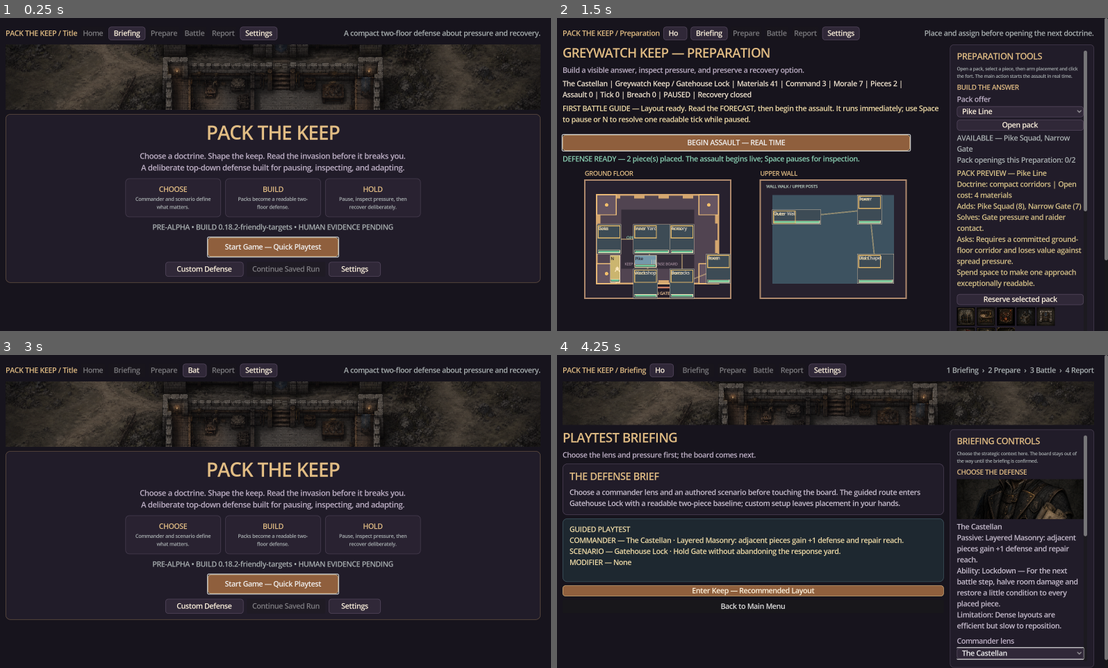
Above: before the commit, frames 1-4 (two rows, left to right).
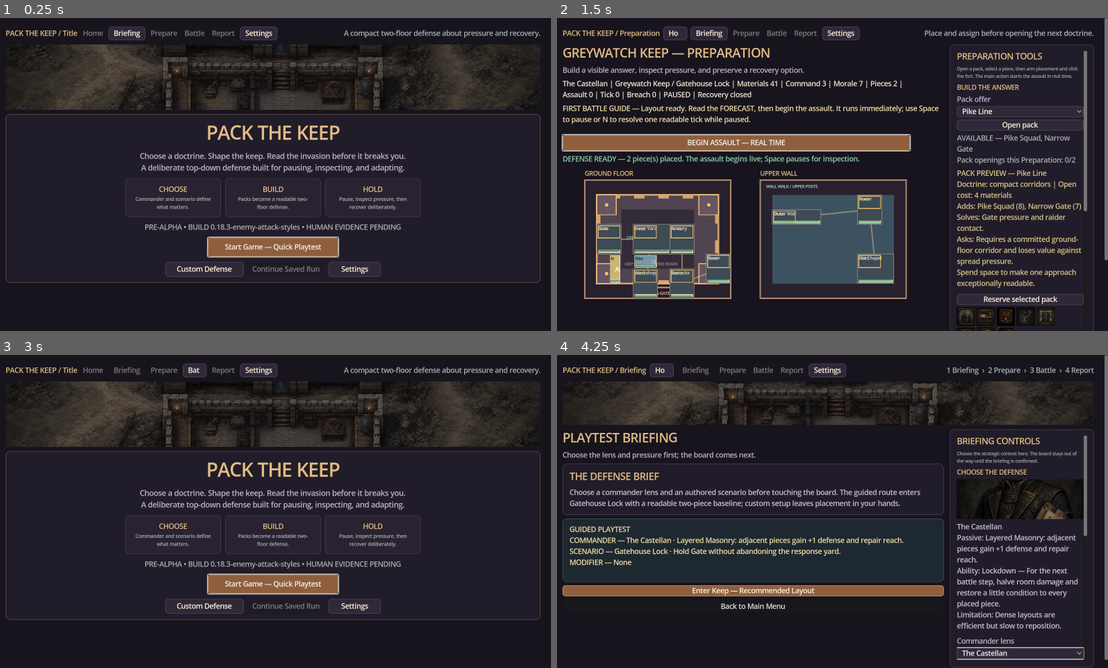
Above: after the commit, the same moments.

Repository: raphaelroshan/pack-the-keep
Game: Godot game, scene res://scenes/Main.tscn
Same seed, same stepped clock (60 frames per second), same inputs: the game is played once before the commit and once after it.
Inputs:
- Up to frame 1 (0.25 s): no input
- Up to frame 2 (1.5 s): click "Start Game — Quick Playtest" at 0.5 s; click "Enter Keep — Recommended Layo…" at 1.25 s
- Up to frame 3 (3 s): click "BEGIN ASSAULT — REAL TIME" at 2 s; click "Home" at 2.75 s
- Up to frame 4 (4.25 s): click "Start Game — Quick Playtest" at 3.5 s

The runs differ from the first frame. In frame 1, 0.6% of the frame differs, in the area x 26-73%, y 65-69%; in frame 2, nothing differs; in frame 3, 0.6%; in frame 4, nothing differs.

Commit message:
feat(combat): differentiate enemy attack styles

Diff:
--- a/content/content_manifest.json
+++ b/content/content_manifest.json
@@ -1,7 +1,7 @@
 {
   "schema_version": 1,
   "game_id": "pack-the-keep",
-  "content_version": "0.18.2",
+  "content_version": "0.18.3",
   "p4_vertical_slice": {
     "status": "implemented",
     "scorecard": "each_resolved_wave_records_doctrine_outcome_damage_defeated_enemies_and_recovery_actions",
@@ -368,7 +368,15 @@
     "presentation": ["friendly_enemy_inspector_target", "friendly_focused_response_target", "friendly_map_and_timeline_tooltip_target"],
     "determinism": "target_readout_queries_do_not_select_or_change_targets_and_do_not_mutate_serialized_state",
     "evidence": ["design/p26_friendly_target_readouts.md", "docs/p26_friendly_target_visual_verification.md", "tests/test_keep_state.gd", "tests/test_p2_ui.gd"],
-    "next_slice": "p26_human_target_comprehension_sessions"
+    "next_slice": "p27_enemy_attack_styles"
+  },
+  "p27_enemy_attack_styles": {
+    "status": "implemented",
+    "enemy_styles": ["melee", "ranged", "demolition"],
+    "presentation": ["melee_lunge_and_slash", "hostile_projectile_travel", "heavy_demolition_strike", "target_specific_damage_language", "reduced_motion_static_marks"],
+    "determinism": "style_is_catalog_presentation_data_and_resolved_impacts_are_projected_from_authoritative_state_deltas",
+    "evidence": ["design/p27_enemy_attack_styles.md", "docs/p27_enemy_attack_styles_visual_verification.md", "tests/test_keep_state.gd", "tests/test_p2_ui.gd", "tests/test_runtime_content_validator.py"],
+    "next_slice": "p27_human_combat_readability_sessions"
   },
   "campaign": {
     "title": "The Bell at Dusk",
--- a/content/gameplay_framework.json
+++ b/content/gameplay_framework.json
@@ -1,7 +1,7 @@
 {
   "schema_version": 1,
   "game_id": "pack-the-keep",
-  "framework_version": "0.18.2-friendly-targets",
+  "framework_version": "0.18.3-enemy-attack-styles",
   "design_promise": "Choose a commander, open a coherent pack, arrange a readable keep, and adapt when a forecasted invasion tests the doctrine you chose.",
   "p0_alpha_foundation": {
     "status": "implemented",
@@ -400,6 +400,13 @@
     "surfaces": ["enemy_inspector", "focused_response_card", "map_tooltip", "timeline_tooltip"],
     "authority_boundary": "target_readouts_resolve_existing_ids_without_selecting_retargeting_or_mutating_state",
     "non_goals": ["piece_nicknames", "target_selection_changes", "new_panels", "new_save_fields"]
+  },
+  "p27_enemy_attack_styles": {
+    "status": "implemented",
+    "styles": {"melee": ["raider", "climber", "shield_guard", "shieldbreaker"], "ranged": ["ash_slinger"], "demolition": ["sapper", "siege_beast"]},
+    "presentation": ["hostile_melee_lunge_and_slash", "hostile_ranged_projectile_and_tail", "demolition_heavy_strike_and_double_ring", "piece_hp_damage_labels", "room_structure_damage_labels", "static_reduced_motion_marks"],
+    "authority_boundary": "attack_style_selects_only_the_transient_trace_drawn_from_authoritative_before_after_damage",
+    "non_goals": ["projectile_physics", "sub_tick_damage", "knockback", "status_effects", "new_save_fields"]
   },
   "v090_multi_wave": {
     "status": "implemented",
--- a/content/p12_alpha_checklist.json
+++ b/content/p12_alpha_checklist.json
@@ -1,6 +1,6 @@
 {
   "schema_version": 1,
-  "build_version": "0.18.2-friendly-targets",
+  "build_version": "0.18.3-enemy-attack-styles",
   "status": "candidate",
   "checks": [
     {"id": "windows_launch", "status": "implemented", "evidence": ["tests/test_release_identity.py", "tools/run_packaged_smoke.py", ".github/workflows/ci.yml"]},
--- a/content/p16_playtest_protocol.json
+++ b/content/p16_playtest_protocol.json
@@ -1,6 +1,6 @@
 {
   "schema_version": 1,
-  "build_version": "0.18.2-friendly-targets",
+  "build_version": "0.18.3-enemy-attack-styles",
   "status": "ready_for_human_sessions",
   "release_ready": false,
   "minimum_completed_sessions": 4,
--- a/data/enemies/ash_slinger.json
+++ b/data/enemies/ash_slinger.json
@@ -2,7 +2,7 @@
   "id": "ash_slinger", "content_version": 1, "status": "active", "name": "Ash Slinger",
   "short_role": "Obscure warning lines and turn uncertainty into early contact.",
   "question": "Can the keep preserve a redundant signal when sightlines fail?",
-  "health": 12, "damage": 2, "arrival_step": 3, "attack_interval": 1, "target_mode": "unit_hunter",
+  "health": 12, "damage": 2, "arrival_step": 3, "attack_interval": 1, "attack_style": "ranged", "target_mode": "unit_hunter",
   "target_piece_categories": ["recon", "morale"], "target_piece_preference": "lowest_condition",
   "route": "gate_road", "target_rooms": ["gate", "barracks", "north_tower"], "doctrine": "smoke_and_signal",
   "counter": "bellkeepers", "telegraph": "A gray smoke-ring marker announces obscured target detail and accelerated contact.",
--- a/data/enemies/climber.json
+++ b/data/enemies/climber.json
@@ -9,6 +9,7 @@
   "damage": 2,
   "arrival_step": 2,
   "attack_interval": 1,
+  "attack_style": "melee",
   "target_mode": "unit_hunter",
   "target_piece_floors": ["upper"],
   "target_piece_preference": "lowest_condition",
--- a/data/enemies/raider.json
+++ b/data/enemies/raider.json
@@ -9,6 +9,7 @@
   "damage": 2,
   "arrival_step": 2,
   "attack_interval": 1,
+  "attack_style": "melee",
   "target_mode": "unit_hunter",
   "target_piece_categories": ["frontline"],
   "target_piece_preference": "lowest_condition",
--- a/data/enemies/sapper.json
+++ b/data/enemies/sapper.json
@@ -9,6 +9,7 @@
   "damage": 3,
   "arrival_step": 3,
   "attack_interval": 2,
+  "attack_style": "demolition",
   "target_mode": "room_destroyer",
   "route": "service_lane",
   "target_rooms": ["workshop", "supply_room", "armory"],
--- a/data/enemies/shield_guard.json
+++ b/data/enemies/shield_guard.json
@@ -2,7 +2,7 @@
   "id": "shield_guard", "content_version": 1, "status": "active", "name": "Shield Guard",
   "short_role": "Advance behind formation armor that blunts unfocused attacks.",
   "question": "Can the keep bring armor-piercing fire to the protected front rank?",
-  "health": 12, "damage": 2, "armor": 2, "armor_counter_tag": "armor_piercing", "arrival_step": 3, "attack_interval": 1, "target_mode": "unit_hunter",
+  "health": 12, "damage": 2, "armor": 2, "armor_counter_tag": "armor_piercing", "arrival_step": 3, "attack_interval": 1, "attack_style": "melee", "target_mode": "unit_hunter",
   "target_piece_categories": ["frontline"], "target_piece_preference": "lowest_condition",
   "route": "gate_road", "target_rooms": ["barracks", "gate", "inner_yard"], "doctrine": "shielded_advance",
   "counter": "crossbow_patrol", "telegraph": "A broad red shield marker announces flat armor before contact.",
--- a/data/enemies/shieldbreaker.json
+++ b/data/enemies/shieldbreaker.json
@@ -2,7 +2,7 @@
   "id": "shieldbreaker", "content_version": 1, "status": "active", "name": "Shieldbreaker",
   "short_role": "Attack the strongest fortified piece and ignore static protection.",
   "question": "Did the keep preserve a second line instead of trusting one protected anchor?",
-  "health": 14, "damage": 3, "arrival_step": 2, "attack_interval": 2, "target_mode": "unit_hunter",
+  "health": 14, "damage": 3, "arrival_step": 2, "attack_interval": 2, "attack_style": "melee", "target_mode": "unit_hunter",
   "route": "gate_road", "target_rooms": ["gate", "barracks", "inner_yard"], "doctrine": "break_the_line",
   "counter": "shield_wardens", "telegraph": "A heavy hammer marker names protection piercing before contact.",
   "counter_families": ["frontline", "precision", "mobile_response", "commander_intervention"],
--- a/data/enemies/siege_beast.json
+++ b/data/enemies/siege_beast.json
@@ -9,6 +9,7 @@
   "damage": 3,
   "arrival_step": 3,
   "attack_interval": 2,
+  "attack_style": "demolition",
   "target_mode": "room_destroyer",
   "route": "outer_approach",
   "target_rooms": ["inner_yard", "outer_wall", "old_chapel", "workshop"],
--- a/project.godot
+++ b/project.godot
@@ -6,7 +6,7 @@
 
 [application]
 config/name="Pack the Keep"
-config/version="0.18.2-friendly-targets"
+config/version="0.18.3-enemy-attack-styles"
 run/main_scene="res://scenes/Main.tscn"
 config/features=PackedStringArray("4.3", "GL Compatibility")
 boot_splash/bg_color=Color(0.045, 0.04, 0.055, 1)
--- a/src/core/content_catalog.gd
+++ b/src/core/content_catalog.gd
@@ -169,6 +169,7 @@
 	"damage",
 	"arrival_step",
 	"attack_interval",
+	"attack_style",
 	"target_mode",
 	"route",
 	"target_rooms",
@@ -528,6 +529,8 @@
 	_validate_integer_minimum(enemy, "damage", enemy_id, "enemy", 0, validation_errors)
 	_validate_integer_minimum(enemy, "arrival_step", enemy_id, "enemy", 1, validation_errors)
 	_validate_integer_minimum(enemy, "attack_interval", enemy_id, "enemy", 1, validation_errors)
+	if not ["melee", "ranged", "demolition"].has(String(enemy.get("attack_style", ""))):
+		validation_errors.append("enemy %s attack_style must be melee, ranged, or demolition" % enemy_id)
 	if not ["unit_hunter", "room_destroyer"].has(String(enemy.get("target_mode", ""))):
 		validation_errors.append("enemy %s target_mode must be unit_hunter or room_destroyer" % enemy_id)
 	if enemy.has("armor"):
--- a/src/core/keep_state.gd
+++ b/src/core/keep_state.gd
@@ -917,7 +917,7 @@
 	if not _enemy_definitions.has(enemy_id):
 		return {"ok": false, "reason": "enemy definition is unavailable"}
 	var definition: Dictionary = _enemy_definitions[enemy_id]
-	return {"ok": true, "kind": "enemy", "id": enemy_id, "index …(191 unchanged characters)… get("target_mode", "room_destroyer")), "health": int(enemy.get("hp", 0)), "max_h …(779 unchanged characters)…
+	return {"ok": true, "kind": "enemy", "id": enemy_id, "index …(191 unchanged characters)… get("target_mode", "room_destroyer")), "attack_style": String(definition.get("attack_style", "melee")), "health": int(enemy.get("hp", 0)), "max_h …(779 unchanged characters)…
 
 func enemy_attack_timing(index: int) -> Dictionary:
 	if index < 0 or index >= enemies.size():
--- a/src/ui/main.gd
+++ b/src/ui/main.gd
@@ -341,12 +341,29 @@
 		snapshot["room:%s" % String(room_id)] = keep.room_condition(String(room_id))
 	for instance_id in keep.pieces.keys():
 		snapshot["piece:%s" % String(instance_id)] = int(keep.pieces[instance_id].get("health", 0))
+	var enemy_sources: Dictionary = {}
+	for enemy_index in range(keep.enemies.size()):
+		var enemy: Dictionary = keep.enemies[enemy_index]
+		var enemy_id: String = String(enemy.get("enemy_id", ""))
+		var definition: Dictionary = keep.enemy_definition(enemy_id)
+		enemy_sources[str(enemy_index)] = {
+			"enemy_index": enemy_index,
+			"enemy_id": enemy_id,
+			"attack_style": String(definition.get("attack_style", "melee")),
+			"attacks_before": int(enemy.get("attacks_received", 0)),
+			"target_before": String(enemy.get("target", "")),
+			"area_targets": definition.get("target_rooms", []).duplicate() if enemy_id == "siege_beast" else []
+		}
+	snapshot["__enemy_sources"] = enemy_sources
 	return snapshot
 
 func _resolved_target_impacts(before: Dictionary) -> Array[Dictionary]:
 	var impacts: Array[Dictionary] = []
+	var enemy_sources: Dictionary = before.get("__enemy_sources", {}) if before.get("__enemy_sources", {}) is Dictionary else {}
 	for target_key_value in before.keys():
 		var target_key: String = String(target_key_value)
+		if target_key.begins_with("__"):
+			continue
 		var parts: PackedStringArray = target_key.split(":", true, 1)
 		if parts.size() != 2:
 			continue
@@ -361,11 +378,34 @@
 		if damage <= 0:
 			continue
 		var source_enemy_index: int = -1
-		for enemy_index in range(keep.enemies.size()):
-			if String(keep.enemies[enemy_index].get("target", "")) == target_id and not bool(keep.enemies[enemy_index].get("defeated", false)):
-				source_enemy_index = enemy_index
-				break
-		impacts.append({"target_kind": target_kind, "target_id": target_id, "enemy_index": source_enemy_index, "damage": damage})
+		var source_enemy_id: String = ""
+		var attack_style: String = ""
+		for source_key in enemy_sources.keys():
+			var source: Dictionary = enemy_sources[source_key]
+			var candidate_index: int = int(source.get("enemy_index", -1))
+			if candidate_index < 0 or candidate_index >= keep.enemies.size():
+				continue
+			var candidate: Dictionary = keep.enemies[candidate_index]
+			if int(candidate.get("attacks_received", 0)) <= int(source.get("attacks_before", 0)):
+				continue
+			var direct_target: String = String(candidate.get("target", source.get("target_before", "")))
+			var area_targets: Array = source.get("area_targets", [])
+			if direct_target != target_id and not area_targets.has(target_id):
+				continue
+			source_enemy_index = candidate_index
+			source_enemy_id = String(source.get("enemy_id", ""))
+			attack_style = String(source.get("attack_style", ""))
+			break
+		if source_enemy_index < 0:
+			for enemy_index in range(keep.enemies.size()):
+				if String(keep.enemies[enemy_index].get("target", "")) == target_id and not bool(keep.enemies[enemy_index].get("defeated", false)):
+					source_enemy_index = enemy_index
+					source_enemy_id = String(keep.enemies[enemy_index].get("enemy_id", ""))
+					attack_style = String(keep.enemy_definition(source_enemy_id).get("attack_style", "melee"))
+					break
+		if attack_style.is_empty():
+			attack_style = "demolition" if target_kind == "room" else "melee"
+		impacts.append({"target_kind": target_kind, "target_id": target_id, "enemy_index": source_enemy_index, "enemy_id": source_enemy_id, "attack_style": attack_style, "damage": damage})
 	return impacts
 
 func _set_feedback(color: Color, cue_id: String = "") -> void:
@@ -2940,6 +2980,33 @@
 		var duration: float = 0.22 if reduced_motion_mode else COMBAT_EFFECT_DURATION
 		return clampf(1.0 - engagement_ttl / duration, 0.0, 1.0)
 
+	func _enemy_impact_motion(attack_style: String) -> String:
+		return String({"melee": "lunge", "ranged": "projectile", "demolition": "heavy_strike"}.get(attack_style, "lunge"))
+
+	func _enemy_impact_color(attack_style: String) -> Color:
+		if attack_style == "ranged":
+			return Color("#c59cff")
+		if attack_style == "demolition":
+			return Color("#ffb15c")
+		return Color("#ff796f")
+
+	func _impact_damage_label(impact: Dictionary) -> String:
+		var damage_kind: String = "HP" if String(impact.get("target_kind", "")) == "piece" else "STRUCTURE"
+		return "-%d %s" % [int(impact.get("damage", 0)), damage_kind]
+
+	func _draw_enemy_impact_mark(target: Vector2, attack_style: String, color: Color, strength: float) -> void:
+		if attack_style == "ranged":
+			draw_circle(target, 3.5 + strength * 2.0, color)
+			draw_circle(target, 8.0 + strength * 4.0, Color(color, 0.78), false, 2.0)
+		elif attack_style == "demolition":
+			draw_circle(target, 9.0 + strength * 7.0, Color(color, 0.85), false, 3.0)
+			draw_circle(target, 15.0 + strength * 10.0, Color(color, 0.52), false, 2.0)
+		else:
+			var slash: Vector2 = Vector2(7.0 + strength * 4.0, 0.0)
+			draw_line(target - slash.rotated(-0.65), target + slash.rotated(-0.65), Color(color, 0.92), 2.5)
+			draw_line(target - slash.rotated(0.65), target + slash.rotated(0.65), Color(color, 0.7), 2.0)
+			draw_circle(target, 8.0 + strength * 4.0, Color(color, 0.55), false, 2.0)
+
 	func _enemy_reaction_offset(index: int) -> Vector2:
 		if reduced_motion_mode or engagement_ttl <= 0.0:
 			return Vector2.ZERO
@@ -3610,13 +3677,31 @@
 				continue
 			var source_index: int = int(impact.get("enemy_index", -1))
 			var source: Vector2 = _enemy_origin(source_index) if source_index >= 0 and source_index < keep.enemies.size() else target + Vector2(0, 28)
-			var pressure_color: Color = Color("#ff796f")
+			var attack_style: String = String(impact.get("attack_style", "melee"))
+			var pressure_color: Color = _enemy_impact_color(attack_style)
 			if not reduced_motion_mode:
-				var strike_progress: float = clampf(progress / 0.62, 0.0, 1.0)
-				draw_line(source, source.lerp(target, strike_progress), Color(pressure_color, 0.82), 3.0)
+				if attack_style == "ranged":
+					var projectile_progress: float = clampf(progress / 0.72, 0.0, 1.0)
+					var projectile: Vector2 = source.lerp(target, projectile_progress)
+					var tail: Vector2 = source.lerp(target, maxf(0.0, projectile_progress - 0.18))
+					draw_line(source, target, Color(pressure_color, 0.16), 1.0)
+					draw_line(tail, projectile, Color(pressure_color, 0.94), 3.5)
+					draw_circle(projectile, 4.0, pressure_color)
+				elif attack_style == "demolition":
+					var heavy_progress: float = clampf(progress / 0.68, 0.0, 1.0)
+					var heavy_head: Vector2 = source.lerp(target, heavy_progress)
+					draw_line(source, heavy_head, Color(pressure_color, 0.88), 5.0)
+					draw_circle(heavy_head, 5.0, pressure_color)
+				else:
+					var lunge_progress: float = sin(clampf(progress / 0.68, 0.0, 1.0) * PI)
+					var direction: Vector2 = source.direction_to(target)
+					var lunge: float = lunge_progress * minf(34.0, source.distance_to(target) * 0.32)
+					draw_line(source, source + direction * lunge, Color(pressure_color, 0.92), 4.0)
+					var slash_center: Vector2 = target - direction * 4.0
+					draw_line(slash_center + direction.rotated(PI * 0.5) * 7.0, slash_center - direction.rotated(PI * 0.5) * 7.0, Color(pressure_color, 0.72), 2.0)
 			if reduced_motion_mode or progress >= 0.48:
-				draw_circle(target, 9.0 + (1.0 - progress) * 8.0, Color(pressure_color, 0.85), false, 3.0)
-				draw_string(ThemeDB.fallback_font, target + Vector2(10, 12), "-%d STRUCTURE" % int(impact.get("damage", 0)), HORIZONTAL_ALIGNMENT_LEFT, -1, 9, Color("#ffb0a6"))
+				_draw_enemy_impact_mark(target, attack_style, pressure_color, 1.0 if reduced_motion_mode else 1.0 - progress)
+				draw_string(ThemeDB.fallback_font, target + Vector2(10, 12), _impact_damage_label(impact), HORIZONTAL_ALIGNMENT_LEFT, -1, 9, pressure_color.lightened(0.28))
 
 	func _draw() -> void:
 		if keep == null:
--- a/tests/test_keep_state.gd
+++ b/tests/test_keep_state.gd
@@ -412,6 +412,7 @@
 	var enemy_inspection: Dictionary = keep.inspect_enemy(0)
 	_expect(bool(enemy_inspection.get("ok", false)), "P0 should inspect an active enemy")
 	_expect(String(enemy_inspection.get("doctrine", "")).contains("gate"), "enemy inspection should explain its doctrine")
+	_expect(String(enemy_inspection.get("attack_style", "")) == "melee", "enemy inspection should expose the data-driven attack style")
 
 func _test_p0_save_rejection_and_reset() -> void:
 	var keep: PackKeepState = PackKeepState.new(19)
--- a/tests/test_p11_shieldwall.gd
+++ b/tests/test_p11_shieldwall.gd
@@ -42,9 +42,10 @@
 	malformed_breaker.target_piece_preference = "random"
 	malformed_breaker.target_mode = "anything"
 	malformed_breaker.attack_interval = 0
+	malformed_breaker.attack_style = "magic"
 	malformed_breaker.ignores_protection = "yes"
 	var breaker_errors: Array[String] = catalog.validate_enemy_definition(malformed_breaker, "shieldbreaker", PackKeepState.ROOMS.keys(), catalog.doctrine_ids())
-	_check(breaker_errors.size() >= 5, "catalog validation should reject malformed Shieldbreaker targeting, cadence, mode, and protection flags")
+	_check(breaker_errors.size() >= 6, "catalog validation should reject malformed Shieldbreaker targeting, cadence, style, mode, and protection flags")
 
 	var guarded = PackKeepState.new(5507)
 	guarded.open_pack("field_engineers")
--- a/tests/test_p2_ui.gd
+++ b/tests/test_p2_ui.gd
@@ -176,16 +176,26 @@
 	ui.keep_canvas.show_engagements(reduced_motion_traces)
 	if ui.keep_canvas.engagement_traces.is_empty() or ui.keep_canvas.engagement_ttl > 0.22 or ui.keep_canvas._enemy_reaction_offset(0) != Vector2.ZERO:
 		failures.append("reduced motion did not retain a static bounded impact while suppressing travel and hit reaction")
-	var target_snapshot: Dictionary = ui._combat_target_snapshot()
 	var original_gate_condition: int = ui.keep.room_condition("gate")
 	var original_target: String = String(ui.keep.enemies[0].get("target", ""))
+	var original_defeated: bool = bool(ui.keep.enemies[0].get("defeated", false))
+	var original_attacks_received: int = int(ui.keep.enemies[0].get("attacks_received", 0))
+	ui.keep.enemies[0].defeated = false
 	ui.keep.enemies[0].target = "gate"
+	var target_snapshot: Dictionary = ui._combat_target_snapshot()
+	ui.keep.enemies[0].attacks_received = int(ui.keep.enemies[0].get("attacks_received", 0)) + 1
 	ui.keep.rooms.gate.condition = original_gate_condition - 7
 	var detected_impacts: Array[Dictionary] = ui._resolved_target_impacts(target_snapshot)
-	if detected_impacts.is_empty() or int(detected_impacts[0].get("damage", 0)) != 7 or String(detected_impacts[0].get("target_kind", "")) != "room":
+	if detected_impacts.is_empty() or int(detected_impacts[0].get("damage", 0)) != 7 or String(detected_impacts[0].get("target_kind", "")) != "room" or String(detected_impacts[0].get("attack_style", "")) != "melee":
 		failures.append("authoritative before/after room state did not produce an exact target impact")
+	if ui.keep_canvas._enemy_impact_motion("melee") != "lunge" or ui.keep_canvas._enemy_impact_motion("ranged") != "projectile" or ui.keep_canvas._enemy_impact_motion("demolition") != "heavy_strike":
+		failures.append("enemy attack styles did not retain distinct presentation motions")
+	if ui.keep_canvas._impact_damage_label({"target_kind": "piece", "damage": 3}) != "-3 HP" or ui.keep_canvas._impact_damage_label({"target_kind": "room", "damage": 30}) != "-30 STRUCTURE":
+		failures.append("target impact labels did not distinguish defender health from room structure")
 	ui.keep.rooms.gate.condition = original_gate_condition
 	ui.keep.enemies[0].target = original_target
+	ui.keep.enemies[0].defeated = original_defeated
+	ui.keep.enemies[0].attacks_received = original_attacks_received
 
 	ui._set_battle_speed(2)
 	if ui.battle_speed_index != 2 or ui.keep.battle_step != paused_step + 1:
--- a/tools/ci_manifest.json
+++ b/tools/ci_manifest.json
@@ -1,7 +1,7 @@
 {
   "slug": "pack-the-keep",
   "display_name": "Pack the Keep",
-  "build_version": "0.18.2-friendly-targets",
+  "build_version": "0.18.3-enemy-attack-styles",
   "godot_test": "res://tests/test_keep_state.gd",
   "primary_repo": "raphaelroshan/pack-the-keep",
   "release_platforms": ["steam", "epic-games-store"],
Not shown, changed: README.md
Not shown, added: design/p27_enemy_attack_styles.md
Not shown, changed: docs/agent_feeding_guide.md
Not shown, changed: docs/agent_handoff_roadmap.md
Not shown, changed: docs/decision_log.md
Not shown, changed: docs/internal_test_release.md
Not shown, added: docs/p27_enemy_attack_styles_visual_verification.md
Not shown, changed: tests/test_runtime_content_validator.py
Not shown, changed: tools/validate_runtime_content.py
